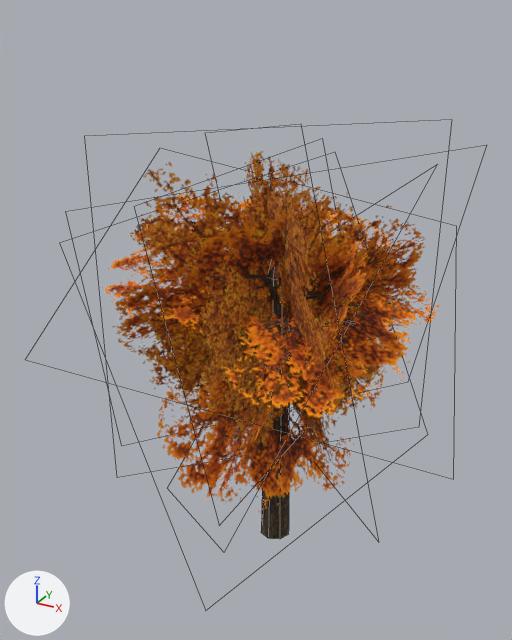
An edit to the Blender file assets/mesh/prop/mesh_tree_1.blend, drawn before and after from the same camera.
Camera for both pictures: a camera (50 mm lens) standing at (3.74, -7.37, 6.95) and looking at (-0.24, -0.14, 3.34). The axes (+X, +Y, +Z) are drawn at lower left. The lights are the same throughout. Mesh edges are drawn as thin lines.

The older version as bpy lines, for what is in view:
```python
me_cylinder = bpy.data.meshes.new('Cylinder')
me_cylinder.from_pydata(...)  # 99 vertices, 90 faces; spans x -1.03..1.1, y -0.8..1.05, z 0.0..4.52
me_cylinder.polygons.foreach_set('use_smooth', [True] * 90)
me_cylinder.materials.append(mat_wood)  # picture img_texture_wood_1_albm_png
me_plane = bpy.data.meshes.new('Plane')
me_plane.from_pydata(...)  # 12 vertices, 3 faces; spans x -2.01..2.01, y -2.18..2.18, z 1.06..6.02
me_plane.materials.append(mat_tree)  # picture img_texture_foliage_1_albm_png
me_plane_001 = bpy.data.meshes.new('Plane.001')
me_plane_001.from_pydata(...)  # 16 vertices, 4 faces; spans x -2.64..2.64, y -2.98..2.98, z -2.95..2.46
me_plane_001.materials.append(mat_foliage2)  # picture img_texture_foliage_2_albm_png
ob_foliage = bpy.data.objects.new('Foliage', me_plane)
ob_foliage.parent = ob_tree
ob_foliage.location = (0.0, 0.0, 0.0)
ob_foliage_001 = bpy.data.objects.new('Foliage.001', me_plane_001)
ob_foliage_001.parent = ob_tree
ob_foliage_001.location = (0.0, 0.0, 3.146)
ob_tree = bpy.data.objects.new('Tree', me_cylinder)
ob_tree.location = (0.0, 0.0, 0.0)
```
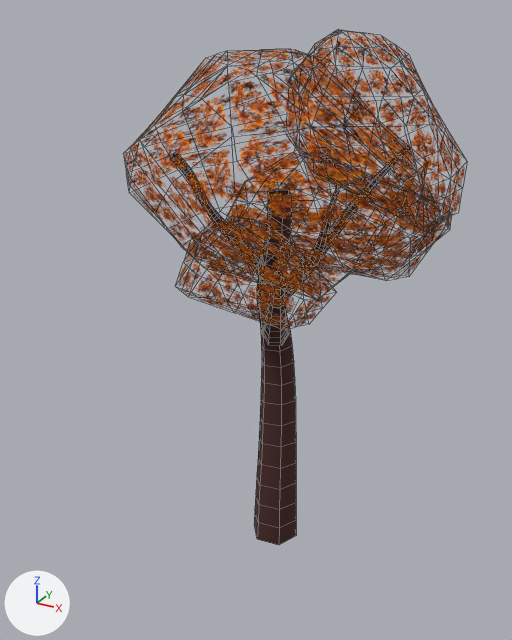
Where the change shows, as pixel boxes (x1, y1, x2, y2) in the pictures (512 x 640 px):
'Sphere', added (brown)
    after: (124, 29, 465, 329)
'Foliage.001', deleted (brown)
    before: (102, 187, 440, 513)
'Foliage', deleted (brown)
    before: (113, 151, 418, 472)
'Tree', reshaped
    before: (261, 263, 355, 539)
    after: (171, 145, 409, 545)
part 1 of me_cylinder, rebuilt
    before: (261, 263, 289, 539)
    after: (254, 189, 296, 545)
part 2 of me_cylinder, added
    after: (171, 153, 262, 276)
part 3 of me_cylinder, added
    after: (285, 145, 409, 298)
part 4 of me_cylinder, added
    after: (307, 187, 340, 268)
part 5 of me_cylinder, added
    after: (262, 272, 291, 345)

Edits to the bpy script that builds the scene:
```text
Add img_texture_foliage_3_albm_png:
    img_texture_foliage_3_albm_png = load_image('texture_foliage_3_albm.png', '../../texture/environment/texture_foliage_3_albm.png', 256, 256, 'sRGB')
Add mat_material:
    mat_material = principled_material('Material')
    mat_material.base_color = (0.0556, 0.0172, 0.0154)  # brown #432321
    mat_material.roughness = 1.0
Add mat_foliage:
    mat_foliage = principled_material('Foliage')
    mat_foliage.texture = img_texture_foliage_3_albm_png  # with its transparency
    mat_foliage.roughness = 1.0
Change me_cylinder:
    used by ob_tree; location = (0.0, 0.0, 0.0)
    remove me_cylinder.from_pydata(...)  # 99 vertices, 90 faces; spans x -1.03..1.1, y -0.8..1.05, z 0.0..4.52
    remove me_cylinder.materials.append(mat_wood)  # picture img_texture_wood_1_albm_png
    add me_cylinder.from_pydata(...)  # 534 vertices, 504 faces; spans x -0.89..1.29, y -1.2..0.79, z 0.0..5.51
    me_cylinder part 1: the loose piece of 17 vertices spanning x -0.21..0.21, y -0.21..0.21, z 0.0..4.52 is rebuilt with 150 vertices and now spans x -0.38..0.33, y -0.39..0.5, z 0.0..5.06, in mat_material (brown #432321)
    me_cylinder part 2: a new loose piece of 150 vertices spanning x -0.89..-0.01, y -0.94..0.1, z 3.8..5.5, in mat_material (brown #432321)
    me_cylinder part 3: a new loose piece of 78 vertices spanning x -0.14..1.29, y 0.03..0.79, z 3.55..5.51, in mat_material (brown #432321)
    me_cylinder part 4: a new loose piece of 78 vertices spanning x 0.21..0.79, y -0.1..0.42, z 3.97..5.14, in mat_material (brown #432321)
    me_cylinder part 5: a new loose piece of 78 vertices spanning x -0.31..0.63, y -1.2..0.29, z 2.97..4.44, in mat_material (brown #432321)
    add me_cylinder.materials.append(mat_material)  # brown #432321
Add me_sphere:
    me_sphere.from_pydata(...)  # 404 vertices, 532 faces; spans x -1.32..1.46, y -1.17..1.96, z -1.28..1.11
    me_sphere.polygons.foreach_set('use_smooth', [True] * 532)
    me_sphere.materials.append(mat_foliage)  # picture img_texture_foliage_3_albm_png
Remove ob_foliage:
    ob_foliage = bpy.data.objects.new('Foliage', me_plane)
    ob_foliage.parent = ob_tree
    ob_foliage.location = (0.0, 0.0, 0.0)
Remove ob_foliage_001:
    ob_foliage_001 = bpy.data.objects.new('Foliage.001', me_plane_001)
    ob_foliage_001.parent = ob_tree
    ob_foliage_001.location = (0.0, 0.0, 3.146)
Add ob_sphere:
    ob_sphere = bpy.data.objects.new('Sphere', me_sphere)
    ob_sphere.parent = ob_tree
    ob_sphere.location = (-0.0467, -0.262, 5.283)
    ob_sphere.scale = (1.31, 1.31, 1.31)
```
